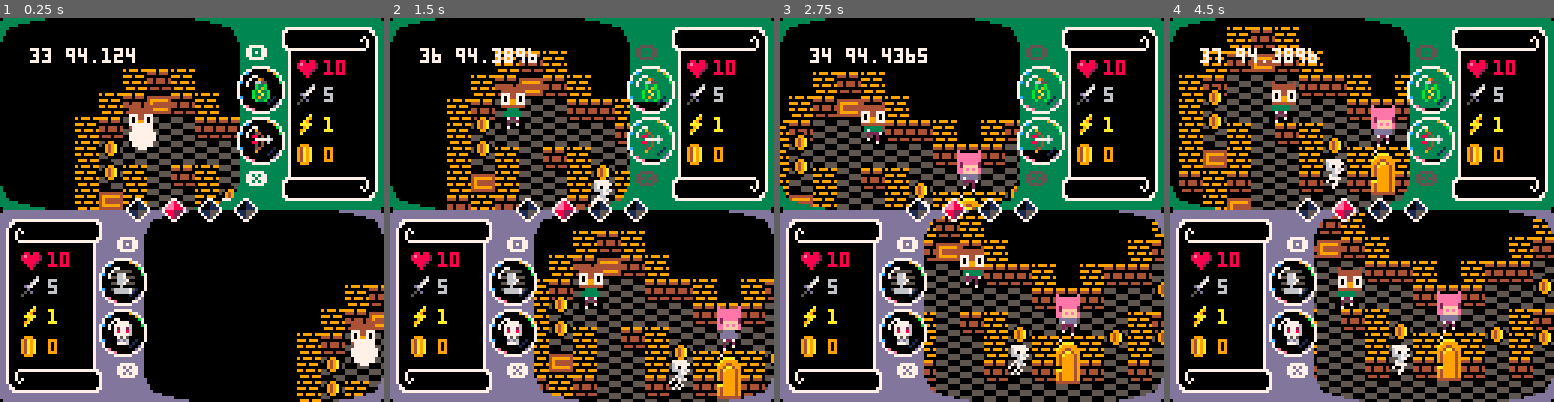
Above: before the commit, frames 1-4 (left to right).
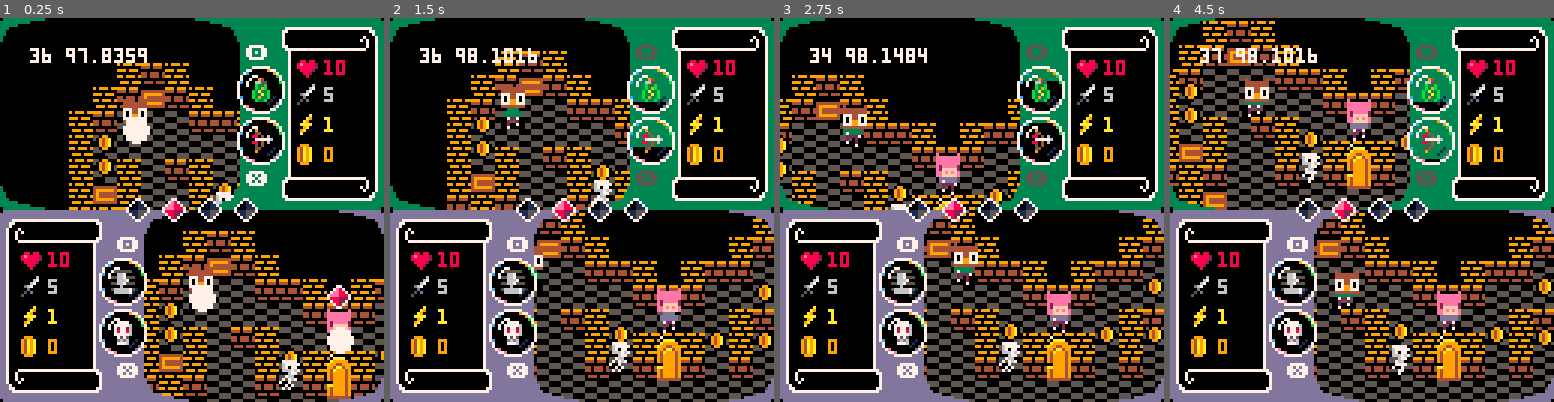
Above: after the commit, the same moments.

Repository: catnipped/hackman
Game: PICO-8 cartridge hackman.p8
Same seed, same stepped clock (60 frames per second), same inputs: the game is played once before the commit and once after it.
Inputs:
- Up to frame 1 (0.25 s): no input
- Up to frame 2 (1.5 s): tap X (X key) at 0.33, 1.07 s; tap O (Z key) at 0.7 s
- Up to frame 3 (2.75 s): hold Right 1.6-2.1 s; tap O (Z key) at 1.7, 2.1, 2.5 s; tap X (X key) at 1.85 s; hold Up 2.15-2.42 s; hold Right from 2.47 s (still down)
- Up to frame 4 (4.5 s): tap O (Z key) every 0.4 s from 2.9 to 4.1 s; tap X (X key) at 2.97, 4.08 s; release Right at 3.03 s; hold Left 3.08-3.58 s; hold Down 3.63-3.97 s; hold Right from 4.02 s (still down)

The runs differ from the first frame. In frame 1, 19% of the frame differs, in the area x 10-100%, y 7-100%; in frame 2, 15%; in frame 3, 29%, in the area x 0-100%, y 7-100%; in frame 4, 19%.

Commit message:
pvp collision, potions

Diff:
--- a/hackman.p8
+++ b/hackman.p8
@@ -38,7 +38,7 @@
     { item = "gem", nr = 4, sprite = 47 }
   }
   for c = 1,i-4 do
-    add(chestpool,treasue_generator(1+flr(rnd(5))))
+    add(chestpool,treasue_generator(1+flr(rnd(7))))
   end
 
 end
@@ -54,8 +54,16 @@
 end
 
 function treasue_generator(c)
-  local coins = { item = "coins", nr = c, sprite = 18 }
-  return coins
+  local treasure = { item = "coins", nr = c, sprite = 18 }
+  if c == 1 then treasure.sprite = 39 treasure.nr = 3
+  elseif c == 2 then treasure.sprite = 43 treasure.nr = 5
+  elseif c == 3 then treasure.sprite = 42 treasure.nr = 7
+  elseif c == 4 then treasure.sprite = 40 treasure.nr = 10
+  elseif c == 5 then treasure.sprite = 41 treasure.nr = 3 treasure.item = "hp"
+  elseif c == 6 then treasure.sprite = 62 treasure.nr = 1 treasure.item = "tempo"
+  elseif c == 7 then treasure.sprite = 63 treasure.nr = 1 treasure.item = "attack"
+  end
+  return treasure
 end
 
 function init_players(i)
@@ -75,6 +83,7 @@
       tempo = 1,
       velocity = 1,
       hp = 10,
+      maxhp = 15,
       str = 5,
       coin = 0,
       headbobble = 0,
@@ -135,6 +144,16 @@
   if i.item == "coins" then
     p.coin += i.nr
   end
+  if i.item == "hp" then
+    p.hp += i.nr
+    p.hp = min(p.hp,p.maxhp)
+  end
+  if i.item == "tempo" then
+    p.tempo += i.nr
+  end
+  if i.item == "attack" then
+    p.str += i.nr
+  end
   if i.item == "gem" then
     gem[i.nr] = true
   end
@@ -145,9 +164,32 @@
 function _update()
   frames += 1
   if frames > 32000 then frames = 0 end
+  update_player_collision()
+  for p in all(player) do
+    local p2 = player[2]
+    if p.nr == player[2].nr then p2 = player[1] end
+
+    if collision(p,{{p2.x,p2.y}}) then     collisions_pushback(p) end
+    control(p)
+    movement(p)
+    camera_smoothing(p)
+  end
+
+  for e in all(enemy) do
+    e.headbobble = sin((frames/e.tempo)*0.03)
+  end
+  local doorgems = 0
+  for g in all(gem) do
+    if g then doorgems +=1
+    end
+  end
+  if doorgems == 4 then door.open = true end
+end
+
+function update_player_collision()
   local velocity = {player[1].velocity, player[2].velocity}
   for p in all(player) do
-    velocity[p.nr] = lerp(velocity[p.nr],p.tempo,0.1)
+    velocity[p.nr] = lerp(velocity[p.nr],0.9+p.tempo*0.1,0.1)
     p.headbobble = sin((frames/p.tempo)*0.07)
 
     if collision(p,walls,p.targetdir) == false then p.dir = p.targetdir end
@@ -159,35 +201,26 @@
     for c in all(chests) do
       if collision(p,{c}) then chest2item(c) velocity[p.nr] = -2 end
     end
+
     local p2 = player[2]
     if p.nr == player[2].nr then p2 = player[1] end
-    if collision(p,{{p2.x,p2.y}},p.dir) then
-      velocity[p.nr] -= velocity[p2.nr]
-      p.dir = {0,0}
-    end
+
     if p.dash[1] == true and collision(p,{{p2.x,p2.y}},{p.dir[1]*6,p.dir[2]*6} ) then
-      velocity[p2.nr] -= velocity[p.nr]
+      velocity[p2.nr] = -4
+      velocity[p.nr] = -2
       p2.hp -= p.str
       p2.hp = max(p2.hp,0)
     end
-  end
+
+    if collision(p,{{p2.x,p2.y}},p.dir) then
+      velocity[p.nr] = -1
+    end
+    velocity[p.nr] = mid(-4, velocity[p.nr],4)
+    velocity[p2.nr] = mid(-4, velocity[p2.nr],4)
+  end
+
   player[1].velocity = velocity[1]
   player[2].velocity = velocity[2]
-  for p in all(player) do
-    control(p)
-    movement(p)
-    camera_smoothing(p)
-  end
-
-  for e in all(enemy) do
-    e.headbobble = sin((frames/e.tempo)*0.03)
-  end
-  local doorgems = 0
-  for g in all(gem) do
-    if g then doorgems +=1
-    end
-  end
-  if doorgems == 4 then door.open = true end
 end
 
 
@@ -229,12 +262,12 @@
     p.velocity = p.velocity/3
   end
   local cooldown = p.ability.o.cooldown
-  if btnp(4,p.nr-1) then cooldown = 16
-  elseif cooldown >= 0 then cooldown -= 0.2 end
+  if btnp(4,p.nr-1) and cooldown <= 0 then cooldown = 16
+  elseif cooldown > 0 then cooldown -= 0.2 end
   p.ability.o.cooldown = cooldown
   local cooldown = p.ability.x.cooldown
-  if btnp(5,p.nr-1) then cooldown = 16
-  elseif cooldown >= 0 then cooldown -= 0.2 end
+  if btnp(5,p.nr-1) and cooldown <= 0 then cooldown = 16
+  elseif cooldown > 0  then cooldown -= 0.2 end
   p.ability.x.cooldown = cooldown
 end
 
@@ -278,8 +311,8 @@
 end
 
 function camera_smoothing(p)
-  p.cx = lerp(p.cx, p.x + p.targetdir[1] * 24, 0.05*p.velocity)
-  p.cy = lerp(p.cy, p.y + p.targetdir[2] * 24, 0.05*p.velocity)
+  p.cx = lerp(p.cx, p.x + p.targetdir[1] * 24, 0.1)
+  p.cy = lerp(p.cy, p.y + p.targetdir[2] * 24, 0.1)
 end
 
 function _draw()
@@ -398,8 +431,8 @@
     palt(0,false)
     palt(6,true)
     local mirror = false
-    if p.dir[1] + p.dir[2] < 0 then mirror = true end
-    spr(10+p.nr,p.x+p.dir[1],p.y-6+p.headbobble,1,1,mirror)
+    if p.targetdir[1] + p.targetdir[2] < 0 then mirror = true end
+    spr(10+p.nr,p.x+p.targetdir[1],p.y-6+p.headbobble,1,1,mirror)
     palt()
     if p.dash[1] == false and p.dash[2] > 0 and p.dash[2] < 5 then
       circfill(p.x+4,p.y+4,p.dash[2]*2,7)
Not shown, changed: 24 lines of the sprite sheet (__gfx__) section of hackman.p8
